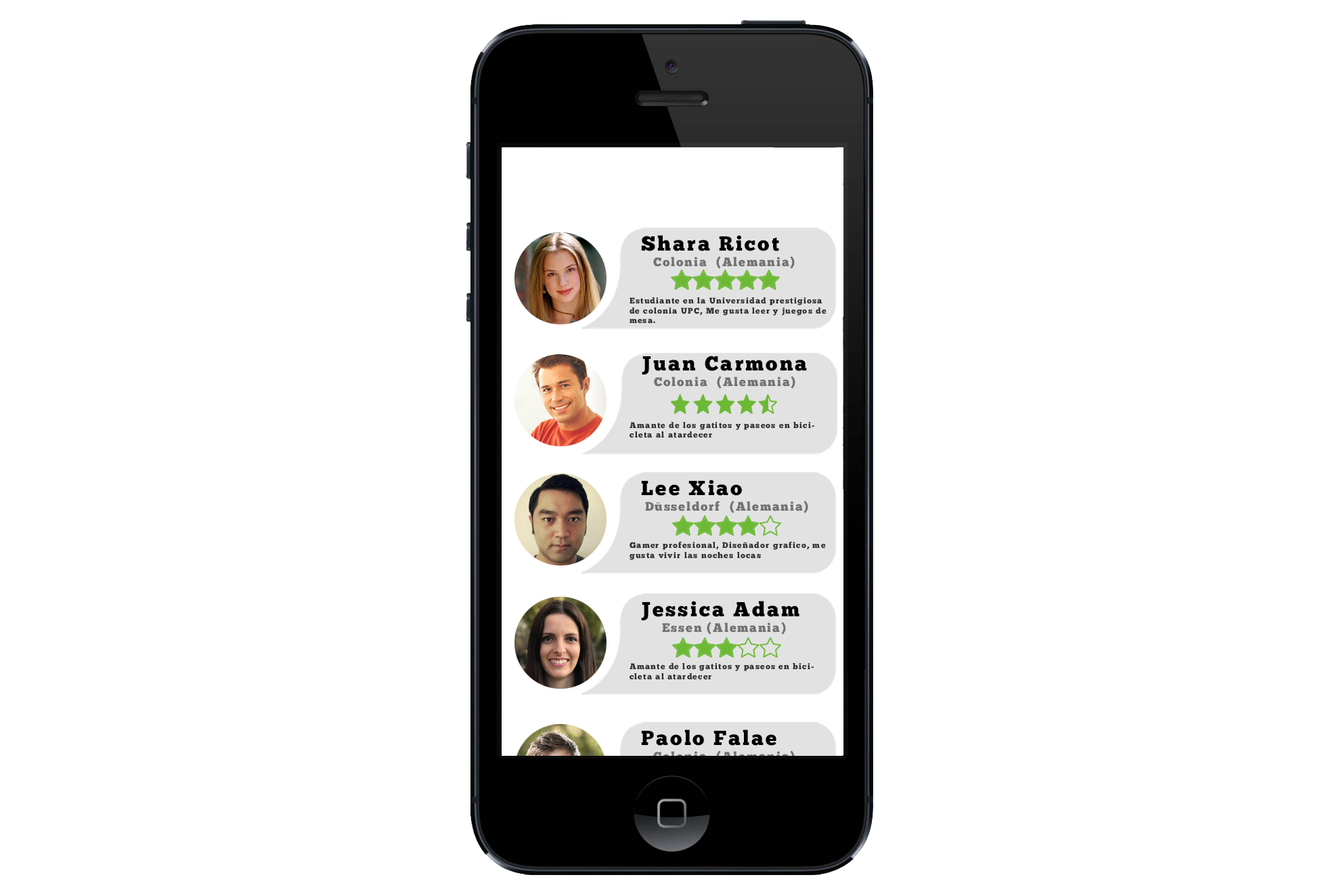
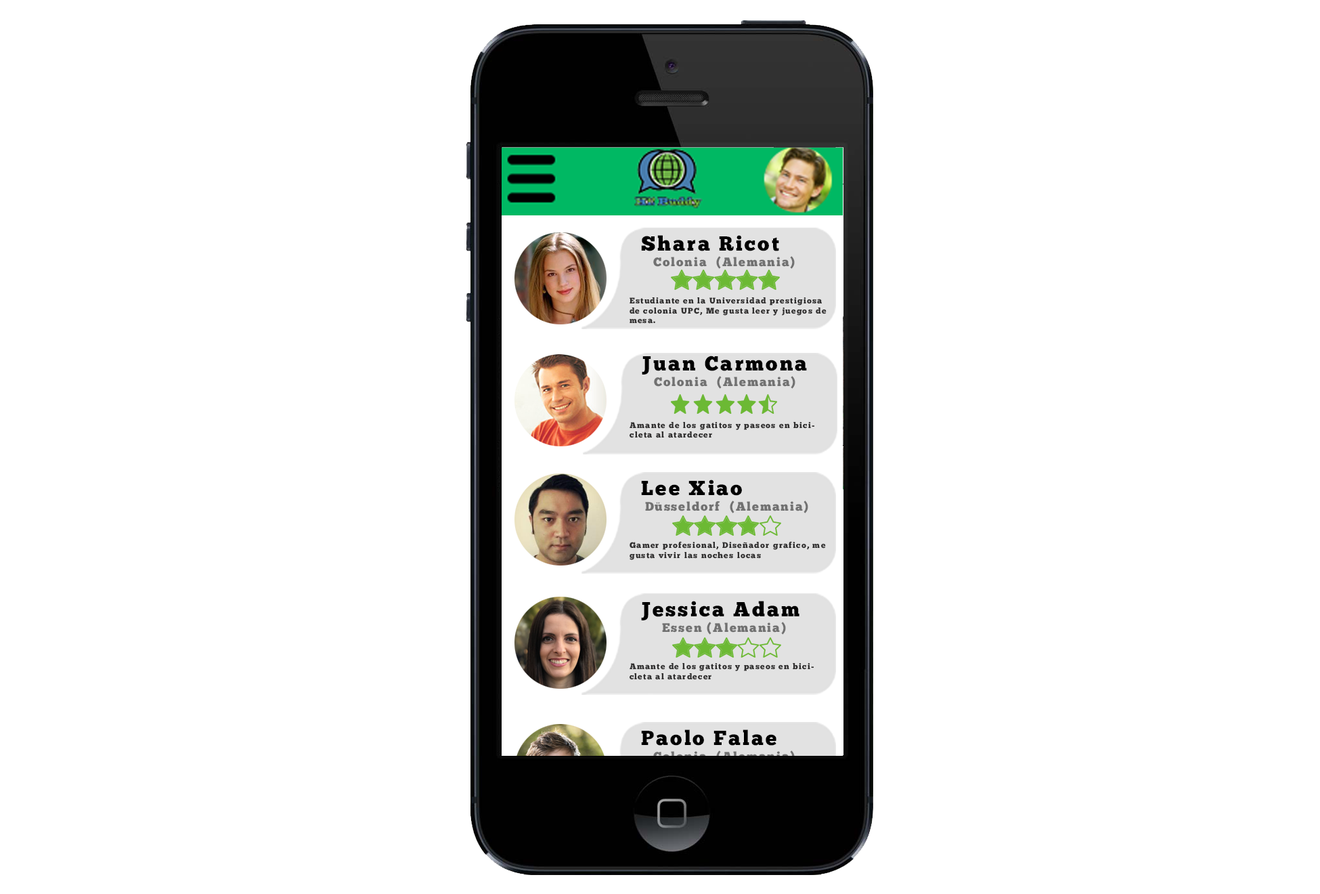
Layers edited between the first and the second 1320px x 894px image:
added layer "Capa 2" above "barra" over [501, 147, 843, 216]
